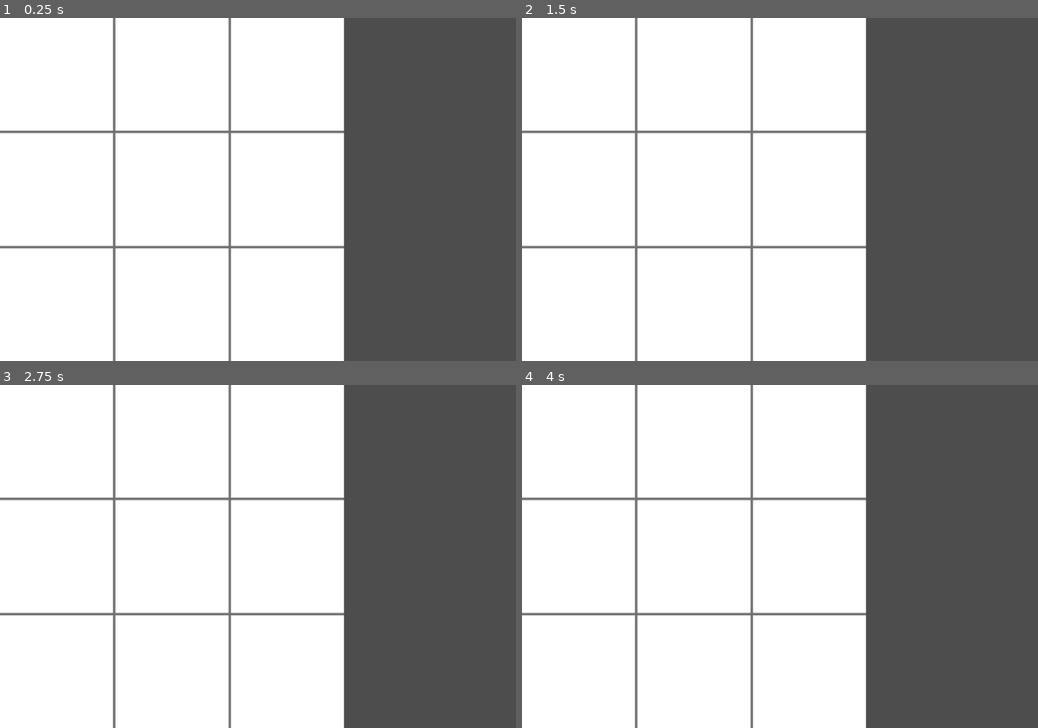
Above: before the commit, frames 1-4 (two rows, left to right).
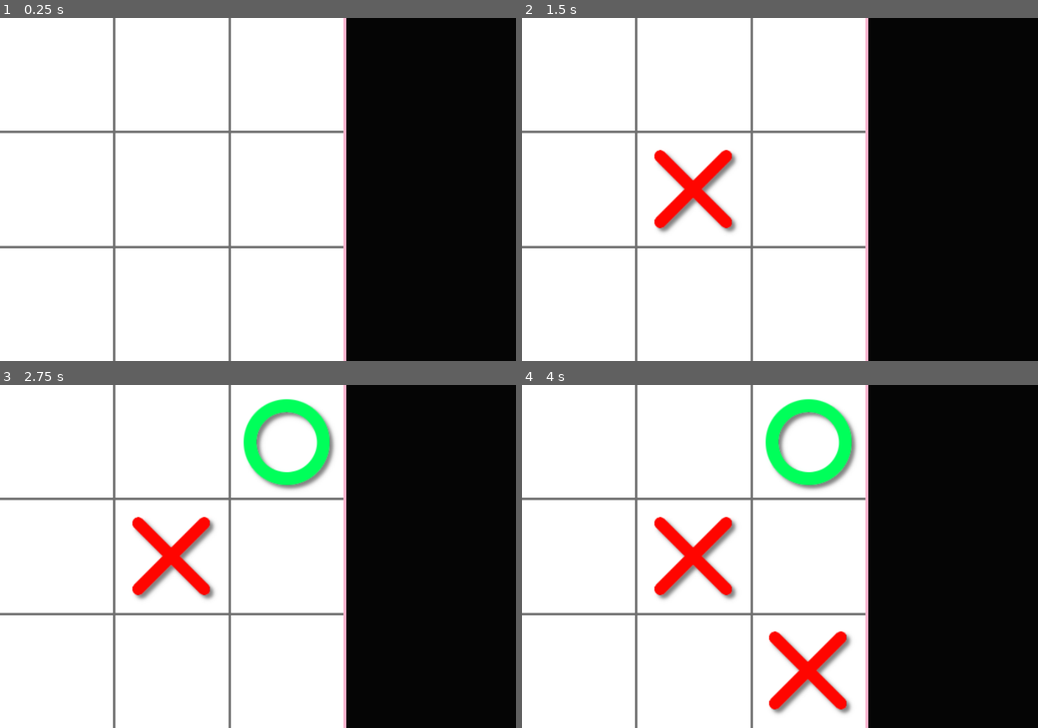
Above: after the commit, the same moments.

Repository: lovetocode/tictactoeG4
Game: Godot game, scene res://scenes/main.tscn
Same seed, same stepped clock (60 frames per second), same inputs: the game is played once before the commit and once after it.
Inputs (mouse positions are in pixels of both pictures, inside the frame that each line leads up to):
- Up to frame 1 (0.25 s): no input
- Up to frame 2 (1.5 s): tap Enter at 0.5 s; move the mouse to (893, 172) at 0.52 s; click (893, 172) at 0.67 s; tap Space at 1.25 s; move the mouse to (676, 206) at 1.27 s; click (676, 206) at 1.42 s
- Up to frame 3 (2.75 s): tap Enter at 2 s; move the mouse to (309, 481) at 2.02 s; click (309, 481) at 2.17 s
- Up to frame 4 (4 s): tap Space at 2.75 s; move the mouse to (754, 625) at 2.77 s; click (754, 625) at 2.92 s; tap Enter at 3.5 s; move the mouse to (934, 607) at 3.52 s; click (934, 607) at 3.67 s

The runs differ from the first frame. In frame 1, 34% of the frame differs, in the area x 66-100%, y 0-100%; in frame 2, 35%; in frame 3, 38%; in frame 4, 40%, in the area x 25-100%, y 0-100%.

Commit message:
Set up board and set up players. Beginning to work on side panel

Diff:
--- a/scenes/circle.tscn
+++ b/scenes/circle.tscn
@@ -3,4 +3,5 @@
 [ext_resource type="Texture2D" uid="uid://jgp0gtb35gj6" path="res://assets/circle.png" id="1_632uv"]
 
 [node name="Circle" type="Sprite2D"]
+scale = Vector2(1.5, 1.5)
 texture = ExtResource("1_632uv")
--- a/scenes/cross.tscn
+++ b/scenes/cross.tscn
@@ -3,4 +3,5 @@
 [ext_resource type="Texture2D" uid="uid://dgtpgnq5igkfa" path="res://assets/cross.png" id="1_6afgt"]
 
 [node name="Cross" type="Sprite2D"]
+scale = Vector2(1.5, 1.5)
 texture = ExtResource("1_6afgt")
--- /dev/null
+++ b/scenes/main.gd
@@ -0,0 +1,61 @@
+extends Node
+
+@onready var board = $Board
+@export var circle_scene: PackedScene
+@export var cross_scene: PackedScene
+
+var player: int
+var grid_data: Array
+var grid_pos: Vector2i
+var board_size: int
+var cell_size: int
+
+
+# Called when the node enters the scene tree for the first time.
+func _ready():
+	board_size = board.texture.get_width()
+	# Divide board by 3 to get the individual size of each cell.
+	cell_size = board_size / 3
+	player = 1
+	grid_data = [
+		[0,0,0],
+		[0,0,0],
+		[0,0,0]
+		]
+
+
+# Called every frame. 'delta' is the elapsed time since the previous frame.
+func _process(delta):
+	if Input.is_action_just_pressed("ui_cancel"):
+		get_tree().quit()
+
+func _input(event):
+	if event is InputEventMouseButton:
+		if event.button_index == MOUSE_BUTTON_LEFT and event.pressed:
+			if event.position.x < board_size:
+				# convert mouse location into grid position
+				grid_pos = Vector2i(event.position / cell_size)
+				if grid_data[grid_pos.y][grid_pos.x] == 0:
+					grid_data[grid_pos.y][grid_pos.x] = player
+					player *= -1
+					# Place the players marker
+					create_marker(player, grid_pos * cell_size + Vector2i(cell_size / 2, cell_size / 2))
+
+
+func new_game():
+	player = 1
+	grid_data = [
+		[0,0,0],
+		[0,0,0],
+		[0,0,0]
+		]
+
+func create_marker(player, position):
+	if player == 1:
+		var circle = circle_scene.instantiate()
+		circle.position = position
+		add_child(circle)
+	else:
+		var cross = cross_scene.instantiate()
+		cross.position = position
+		add_child(cross)
--- a/scenes/main.tscn
+++ b/scenes/main.tscn
@@ -1,8 +1,29 @@
-[gd_scene load_steps=2 format=3 uid="uid://cu3iuquh61mbv"]
+[gd_scene load_steps=6 format=3 uid="uid://cu3iuquh61mbv"]
 
 [ext_resource type="PackedScene" uid="uid://b5ni31lhoahul" path="res://scenes/board.tscn" id="1_hivfl"]
+[ext_resource type="Script" path="res://scenes/main.gd" id="1_ooapa"]
+[ext_resource type="PackedScene" uid="uid://ct4ltg2gun4yq" path="res://scenes/circle.tscn" id="2_qg1jq"]
+[ext_resource type="PackedScene" uid="uid://b48loasv30u40" path="res://scenes/cross.tscn" id="3_qp4wk"]
+
+[sub_resource type="StyleBoxFlat" id="StyleBoxFlat_4xt2x"]
+bg_color = Color(0.0196078, 0.0196078, 0.0196078, 1)
+border_width_left = 5
+border_color = Color(0.984314, 0.705882, 0.811765, 1)
 
 [node name="Main" type="Node"]
+script = ExtResource("1_ooapa")
+circle_scene = ExtResource("2_qg1jq")
+cross_scene = ExtResource("3_qp4wk")
 
 [node name="Board" parent="." instance=ExtResource("1_hivfl")]
 position = Vector2(300, 300)
+
+[node name="SidePanel" type="Panel" parent="."]
+anchors_preset = 11
+anchor_left = 1.0
+anchor_right = 1.0
+anchor_bottom = 1.0
+offset_left = -301.0
+grow_horizontal = 0
+grow_vertical = 2
+theme_override_styles/panel = SubResource("StyleBoxFlat_4xt2x")
Not shown, added: scenes/mai65C5.tmp
